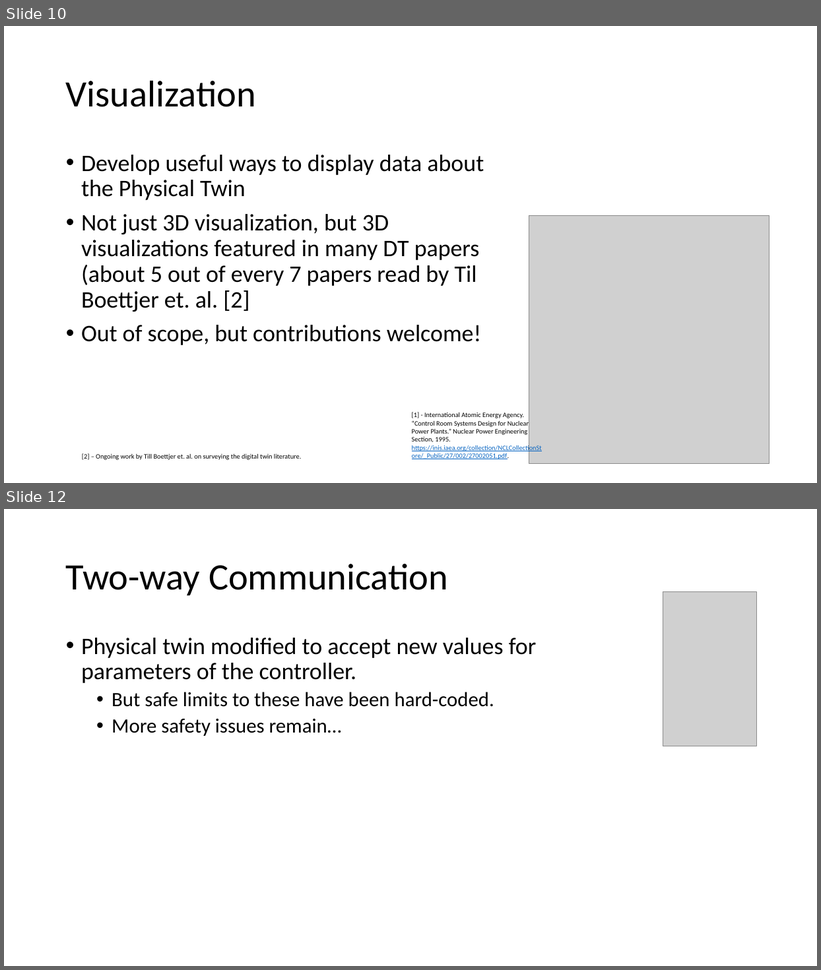
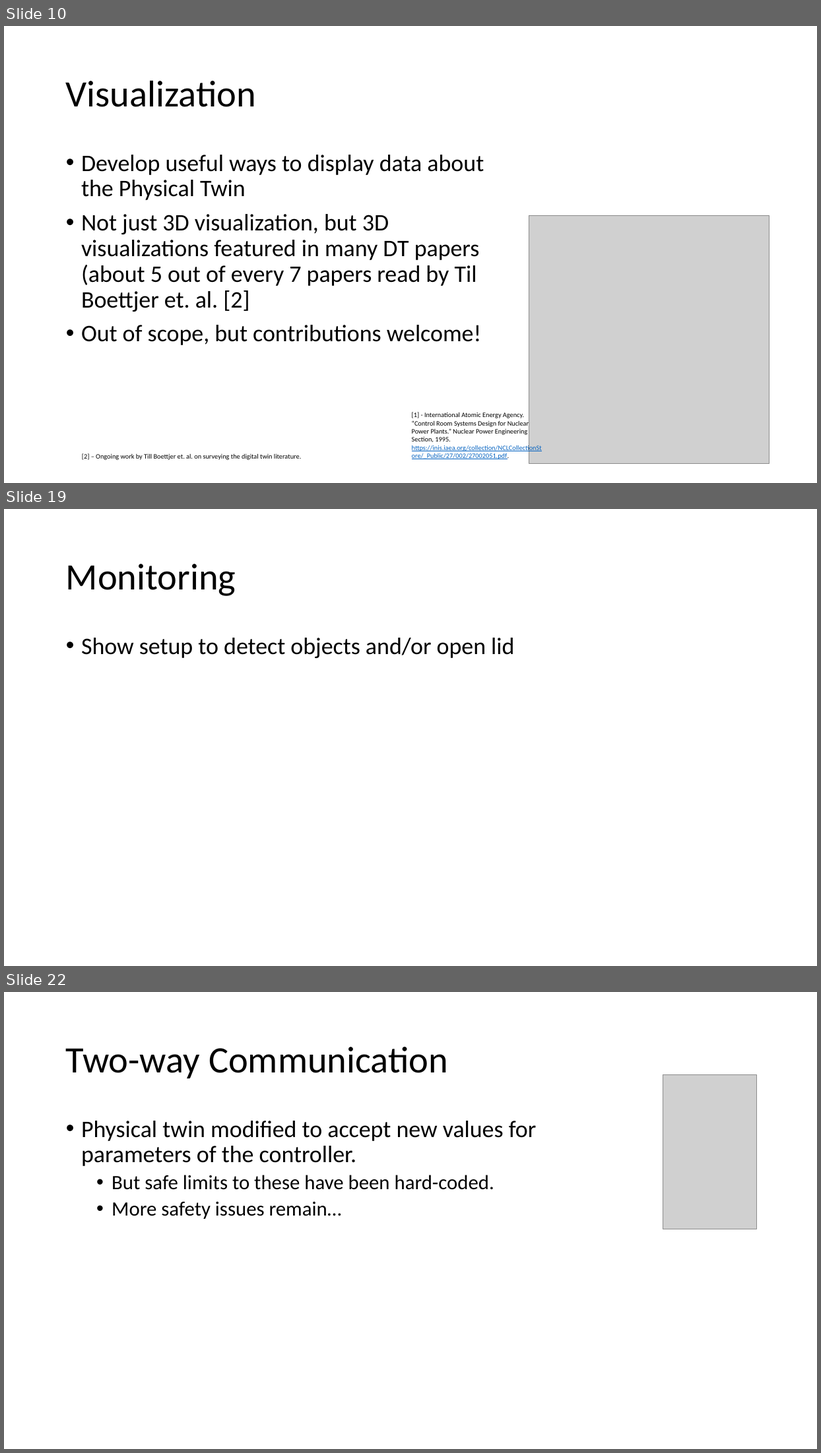
Before and after one commit to INTO-CPS-Association/example_digital-twin_incubator, a slide deck: notes/presentations/DigitLunch_17_December.pptx. Shown one above the other, each under a label of ours: slides 10 and 12 before the commit, slides 10, 19 and 22 after it; the slides between them are not shown. The pictures are 821x970 and 821x1453 pixels, drawn with LibreOffice and Linux fonts; fonts in the diff are those of the drawing; grey boxes stand for pictures. Boxes give left, top, right and bottom in pixels: in the first picture for what was removed or moved away, otherwise in the second. Text is boxed around its words. In the diff, an @@ line names an element or a change of style, - is before the commit and + after.

```diff
--- a/notes/presentations/DigitLunch_17_December.pptx
+++ b/notes/presentations/DigitLunch_17_December.pptx
@@ slide 19 added at (4, 509, 817, 966), background #FFFFFF @@
@@ title added at (66, 564, 236, 596), 44 pt, text #000000 @@
+Monitoring
@@ text added at (81, 638, 514, 658), 28 pt, text #000000 @@
+• Show setup to detect objects and/or open lid
@@ what was slide 12 is now slide 22 @@
```
Also in this commit, not shown: 3 slides changed, 11 other slides added, 2 other files.
